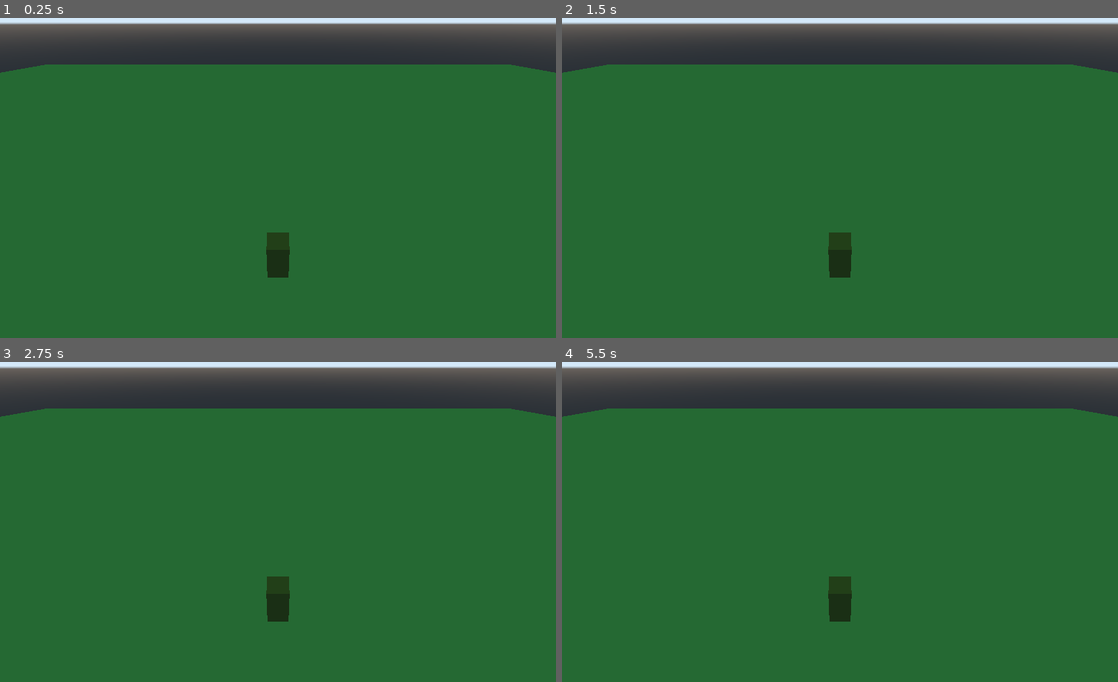
Above: before the commit, frames 1-4 (two rows, left to right).
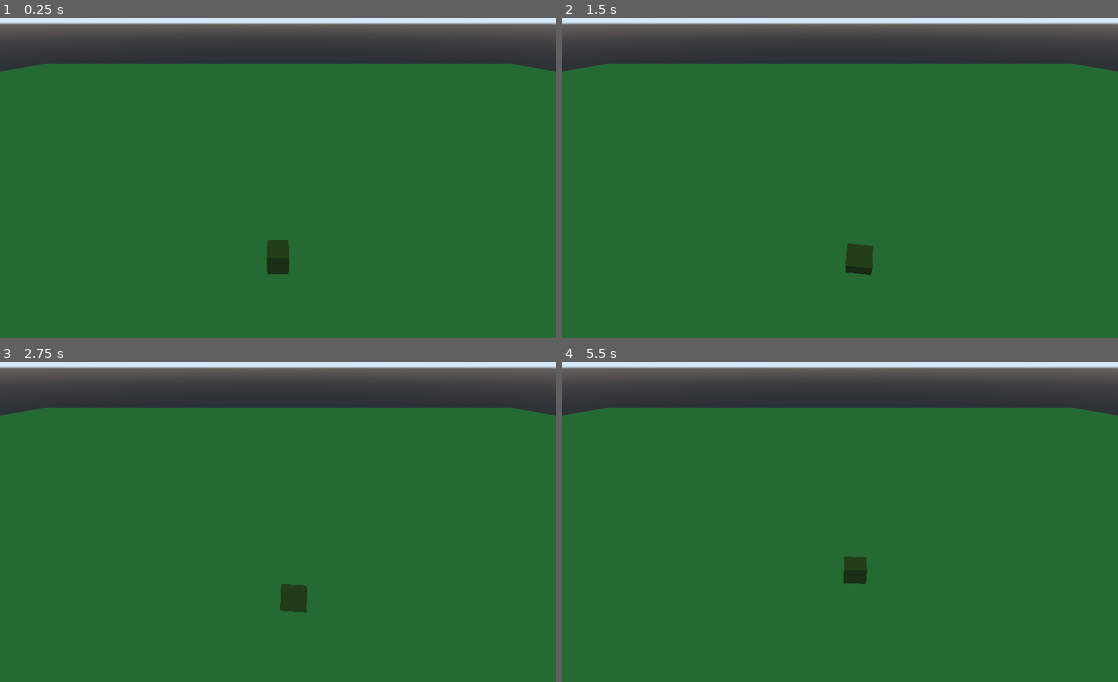
Above: after the commit, the same moments.

Repository: daltonteague/GMTK-Jam-2021
Game: Godot game, scene res://scenes/StartScene.tscn
The game is run twice, just before and just after one commit, with the same random seed, the same clock (stepped at 60 frames per second) and the same inputs.
Inputs:
- Up to frame 1 (0.25 s): no input
- Up to frame 2 (1.5 s): tap Enter at 0.5 s; hold D (move_right, bound only after the commit) 0.53-1.28 s; hold S (move_backward, bound only after the commit) from 1.28 s (still down)
- Up to frame 3 (2.75 s): release S (move_backward, bound only after the commit) at 2.03 s; hold D (move_right, bound only after the commit) from 2.03 s (still down)
- Up to frame 4 (5.5 s): release D (move_right, bound only after the commit) at 2.78 s; hold W (move_forward, bound only after the commit) 2.78-3.53 s; tap Space at 3.5 s; hold A (move_left, bound only after the commit) 3.53-5.03 s; tap Enter at 5 s; hold S (move_backward, bound only after the commit) from 5.03 s (still down)

The runs differ from the first frame. In frame 1, 0.4% of the frame differs, in the area x 0-100%, y 14-82%; in frame 2, 1.1%; in frame 3, 0.9%; in frame 4, 1.1%.

Commit message:
Rolling cube boi

Diff:
--- a/project.godot
+++ b/project.godot
@@ -14,6 +14,29 @@
 run/main_scene="res://scenes/StartScene.tscn"
 config/icon="res://icon.png"
 
+[input]
+
+move_forward={
+"deadzone": 0.5,
+"events": [ Object(InputEventKey,"resource_local_to_scene":false,"resource_name":"","device":0,"alt":false,"shift":false,"control":false,"meta":false,"command":false,"pressed":false,"scancode":87,"unicode":0,"echo":false,"script":null)
+ ]
+}
+move_left={
+"deadzone": 0.5,
+"events": [ Object(InputEventKey,"resource_local_to_scene":false,"resource_name":"","device":0,"alt":false,"shift":false,"control":false,"meta":false,"command":false,"pressed":false,"scancode":65,"unicode":0,"echo":false,"script":null)
+ ]
+}
+move_right={
+"deadzone": 0.5,
+"events": [ Object(InputEventKey,"resource_local_to_scene":false,"resource_name":"","device":0,"alt":false,"shift":false,"control":false,"meta":false,"command":false,"pressed":false,"scancode":68,"unicode":0,"echo":false,"script":null)
+ ]
+}
+move_backward={
+"deadzone": 0.5,
+"events": [ Object(InputEventKey,"resource_local_to_scene":false,"resource_name":"","device":0,"alt":false,"shift":false,"control":false,"meta":false,"command":false,"pressed":false,"scancode":83,"unicode":0,"echo":false,"script":null)
+ ]
+}
+
 [physics]
 
 common/enable_pause_aware_picking=true
--- a/scenes/StartScene.tscn
+++ b/scenes/StartScene.tscn
@@ -38,13 +38,13 @@
 script = ExtResource( 1 )
 
 [node name="MeshInstance" type="MeshInstance" parent="Player"]
-transform = Transform( 0.504, 0, 0, 0, 1, 0, 0, 0, 0.512, 0, 0, 0 )
+transform = Transform( 0.504, 0, 0, 0, 0.6, 0, 0, 0, 0.512, 0, 0, 0 )
 mesh = SubResource( 4 )
 material/0 = null
 
-[node name="Camera" type="Camera" parent="Player"]
-transform = Transform( 0.997666, 0, 0, 0, 0.834095, 0.547377, 0, -0.547377, 0.834095, 0, 9.202, 7.134 )
+[node name="CollisionShape" type="CollisionShape" parent="Player"]
+transform = Transform( 0.504, 0, 0, 0, 0.6, 0, 0, 0, 0.512, 0, 0, 0 )
+shape = SubResource( 5 )
 
-[node name="CollisionShape" type="CollisionShape" parent="Player"]
-transform = Transform( 0.504, 0, 0, 0, 1, 0, 0, 0, 0.512, 0, 0, 0 )
-shape = SubResource( 5 )
+[node name="Camera" type="Camera" parent="."]
+transform = Transform( 1, 0, 0, 0, 0.836047, 0.548658, 0, -0.548658, 0.836047, 0, 10.3116, 7.15069 )
--- a/scripts/PlayerController.gd
+++ b/scripts/PlayerController.gd
@@ -2,8 +2,7 @@
 
 
 # Declare member variables here. Examples:
-# var a = 2
-# var b = "text"
+var move_speed = 500
 
 
 # Called when the node enters the scene tree for the first time.
@@ -13,4 +12,10 @@
 
 # Called every frame. 'delta' is the elapsed time since the previous frame.
 func _physics_process(delta):
-	pass
+	var input = transform.basis.xform(Vector3(
+		Input.get_action_strength("move_right") - Input.get_action_strength("move_left"),
+		0,
+		Input.get_action_strength("move_backward") - Input.get_action_strength("move_forward")
+	)).normalized() * move_speed * delta
+	print(str(input))
+	add_force(input, Vector3.UP)
